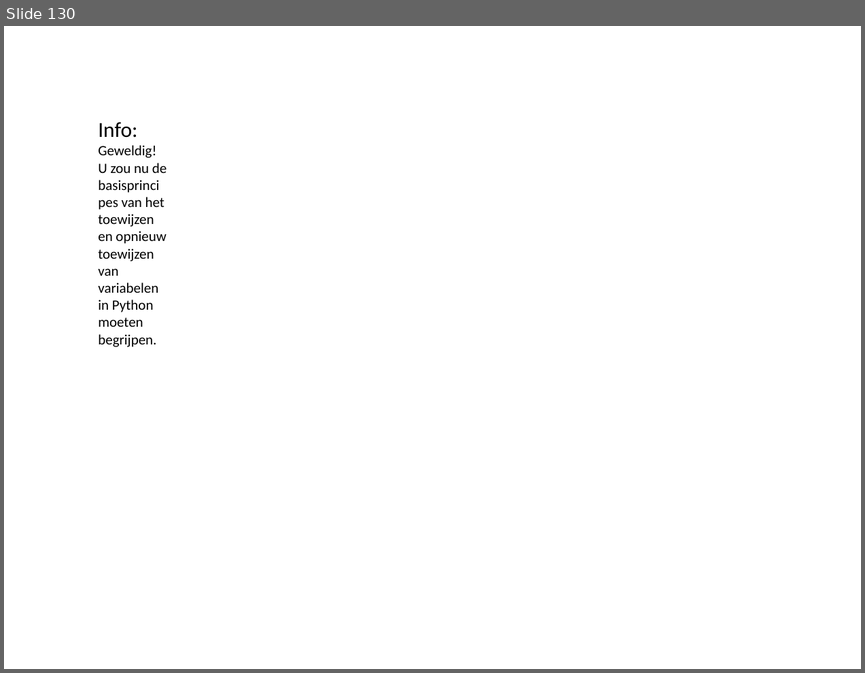
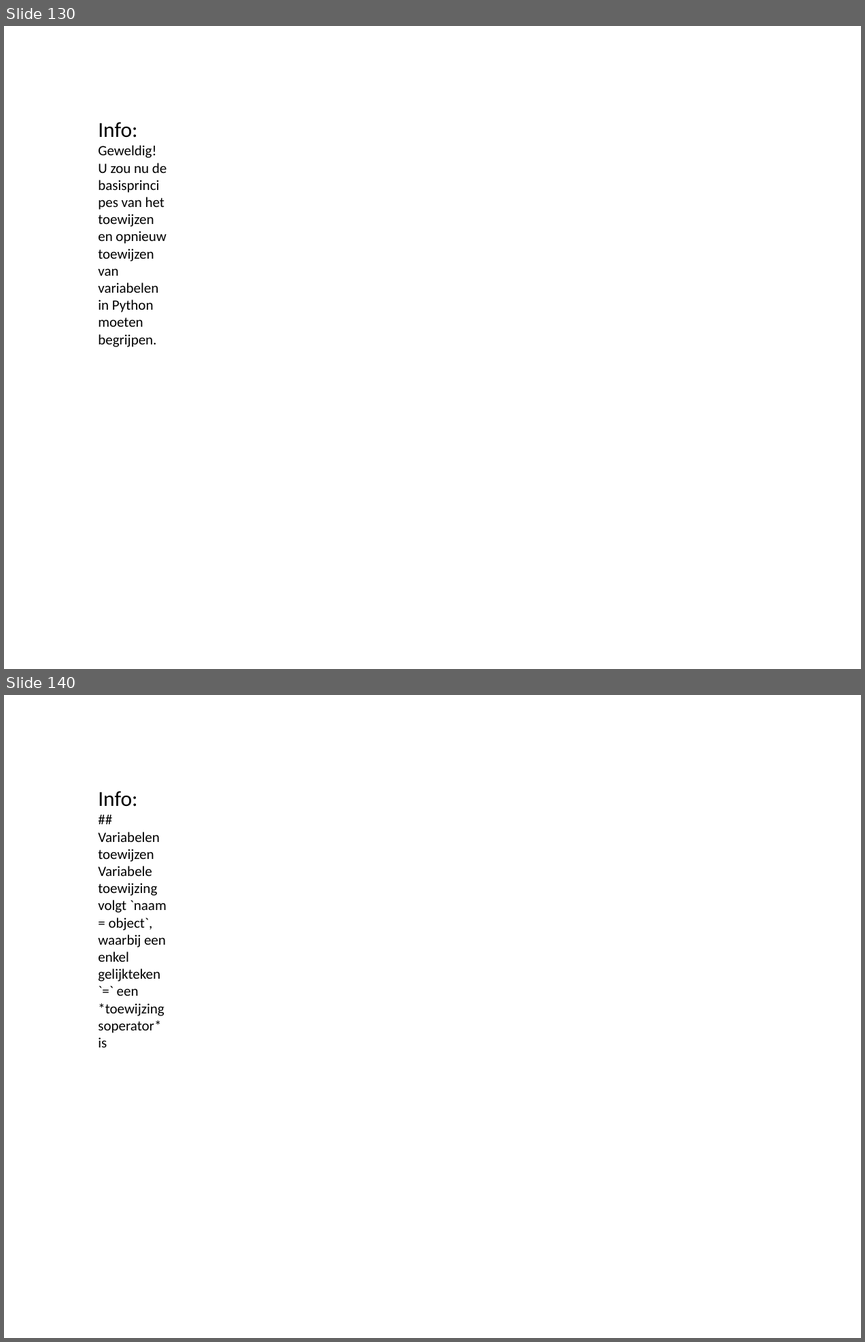
Before and after one commit to yilmazchef/python-notebooks, a slide deck: Notebooks/Nederlands/02 - Objecten datastructuren en operatoren/01 - Variabelen Toewijzing.pptx. Shown one above the other, each under a label of ours: slide 130 before the commit, slides 130 and 140 after it; the slides between them are not shown. The pictures are 865x673 and 865x1342 pixels, drawn with LibreOffice and Linux fonts; fonts in the diff are those of the drawing. Boxes give left, top, right and bottom in pixels: in the first picture for what was removed or moved away, otherwise in the second. Text is boxed around its words. In the diff, an @@ line names an element or a change of style, - is before the commit and + after.

```diff
--- a/Notebooks/Nederlands/02 - Objecten datastructuren en operatoren/01 - Variabelen Toewijzing.pptx
+++ b/Notebooks/Nederlands/02 - Objecten datastructuren en operatoren/01 - Variabelen Toewijzing.pptx
@@ slide 140 added at (x1=4, y1=695, x2=861, y2=1338), background #FFFFFF @@
@@ text added at (x1=98, y1=791, x2=167, y2=1047), 12 pt, text #000000 @@
+Info:
+## Variabelen toewijzen
+Variabele toewijzing volgt `naam = object`, waarbij een enkel gelijkteken `=` een *toewijzingsoperator* is
```
Also in this commit, not shown: 65 other slides added, 38 other files.
